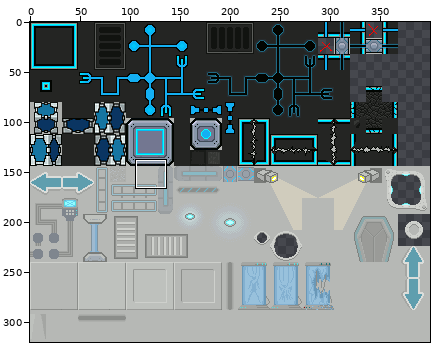
Sprite sheet: res/tileset.png. The picture above shows the old version from afar; the outline marks the close-up.
Close-up. The starting point:
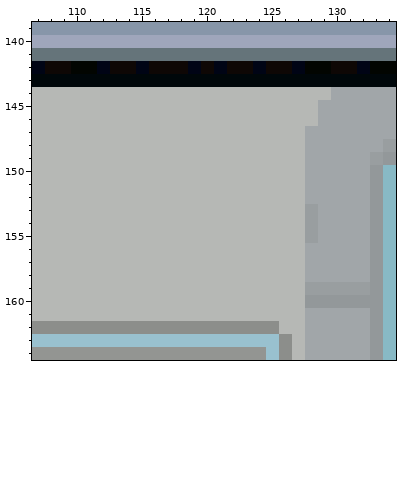
The file is 400x320 pixels. Colours within 5 levels of each other are drawn and written as one. Shown: x 107..134, y 139..164.
The result:
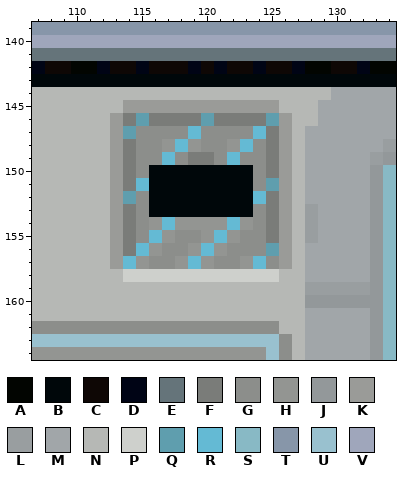
Palette (. is transparent): A #020501  B #00070a  C #0e0705  D #000415  E #65747a  F #7a7c79  G #8c8e8b  H #939592  J #93989a  K #9a9b98  L #999ea0  M #a1a6a9  N #b6b8b5  P #ced0cc  Q #5f9eae  R #64bad4  S #88b9c5  T #8796a9  U #99c1cf  V #9fa6bb
Changes in this commit:
@@ x 111..128 @@
 144 NNNNNNNNNNNNNNNNNN
-145 NNNNNNNNNNNNNNNNNN
-146 NNNNNNNNNNNNNNNNNN
-147 NNNNNNNNNNNNNNNNNM
-148 NNNNNNNNNNNNNNNNNM
-149 NNNNNNNNNNNNNNNNNM
-150 NNNNNNNNNNNNNNNNNM
-151 NNNNNNNNNNNNNNNNNM
-152 NNNNNNNNNNNNNNNNNM
-153 NNNNNNNNNNNNNNNNNL
-154 NNNNNNNNNNNNNNNNNL
-155 NNNNNNNNNNNNNNNNNL
-156 NNNNNNNNNNNNNNNNNM
-157 NNNNNNNNNNNNNNNNNM
-158 NNNNNNNNNNNNNNNNNM
+145 NNNKKKKKKKKKKKKNNN
+146 NNKFQFFFFQFFFFQKNN
+147 NNKQGGGGRGGGGRFKNM
+148 NNKFGGHRHGGHRGFKNM
+149 NNKFGGRGFFGRGGFKNM
+150 NNKFGBBBBBBBBGFKNM
+151 NNKFRBBBBBBBBGQKNM
+152 NNKQGBBBBBBBBRFKNM
+153 NNKFGBBBBBBBBGFKNL
+154 NNKFGHRHHHHRHGFKNL
+155 NNKFGRHGGHRHGGFKNL
+156 NNKFRHGGHRHGGGQKNM
+157 NNKRHGGHRHGGHRGKNM
+158 NNNPPPPPPPPPPPPNNM
 159 NNNNNNNNNNNNNNNNNL
Pixel boxes of the changes (left, top, right, bottom) in both close-ups:
changed: (110, 100, 292, 282)
